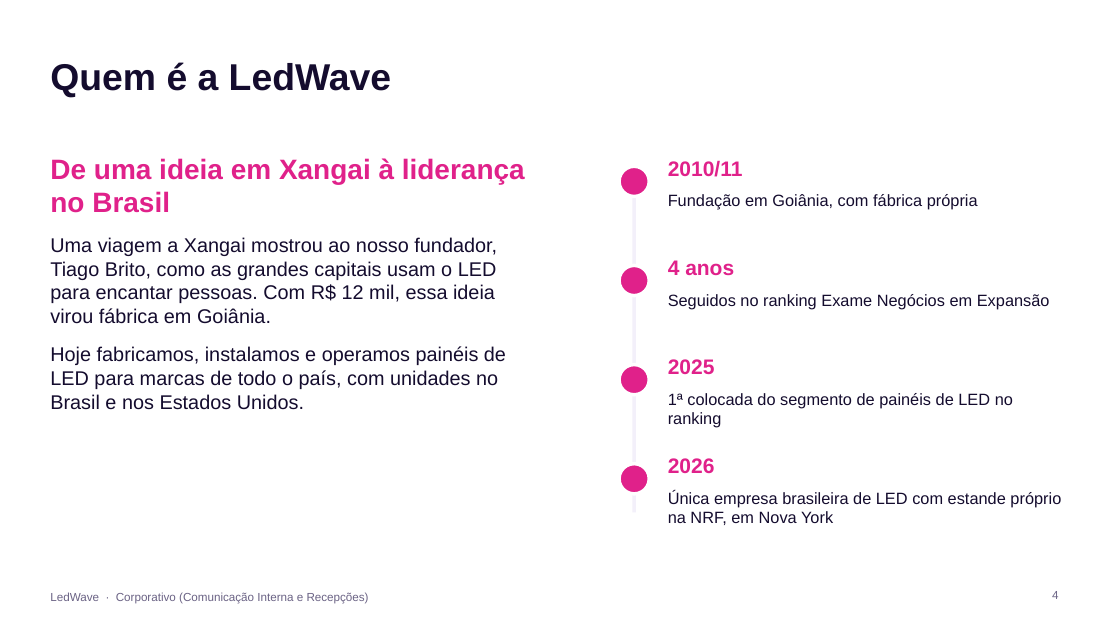
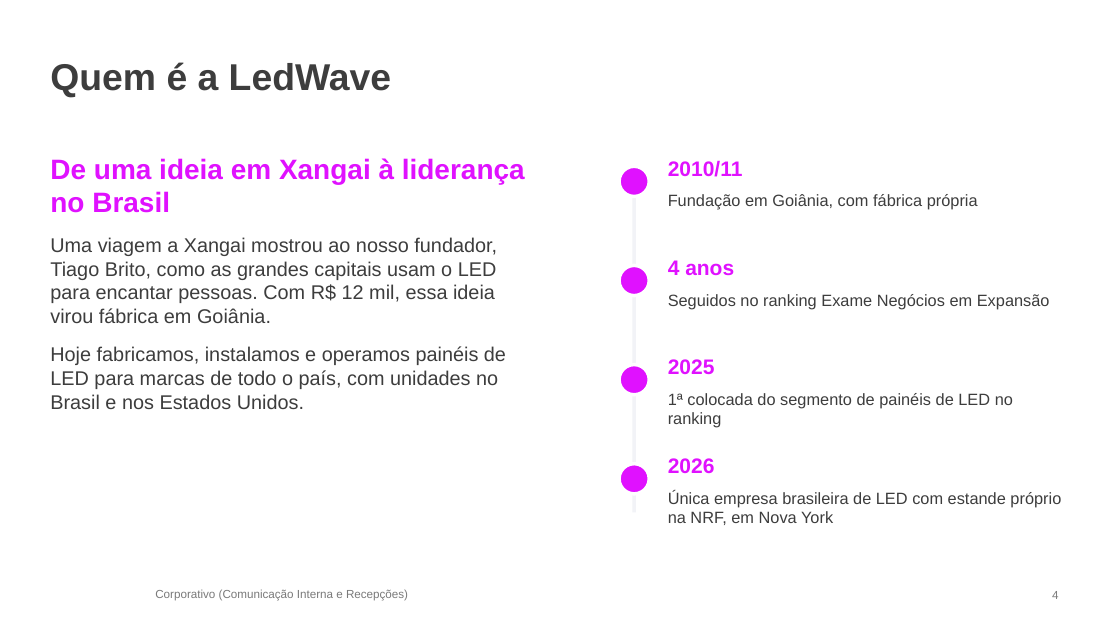
Before and after one commit to itarsilva/Treino, a slide deck: slide 4 of ledwave-comercial/apresentacoes/LedWave_Corporativo.pptx. Drawn at 1120x630 pixels with LibreOffice and Linux fonts; fonts in the diff are those of the drawing; background and template pictures are left out. Boxes give left, top, right and bottom in pixels: in the first picture for what was removed or moved away, otherwise in the second. Text is boxed around its words. In the diff, an @@ line names an element or a change of style, - is before the commit and + after.

```diff
--- a/ledwave-comercial/apresentacoes/LedWave_Corporativo.pptx
+++ b/ledwave-comercial/apresentacoes/LedWave_Corporativo.pptx
@@ text "De uma ideia em Xangai ..." at [50,158,525,409]: text colour #E0218A to #E011FF in "De uma ideia em Xangai à liderança ..."; text colour #140C2E to #3D3D3D in "Uma viagem a Xangai mostrou ao nosso ...", "Hoje fabricamos, instalamos e operamos painéis de ..." @@
@@ line (634, 176) - (634, 513): stroke #F3F0FA 3 pt to #F2F3F7 3 pt @@
@@ fill #E0218A to #E011FF in 4 elements at [619,166,649,197], [619,266,649,296], [619,365,649,395], [619,464,649,494] @@
@@ text colour #E0218A to #E011FF in 4 elements at [668,160,743,177], [668,260,734,276], [668,359,715,375], [668,458,715,474] @@
@@ text colour #140C2E to #3D3D3D in 5 elements at [50,62,392,98], [668,194,978,210], [668,294,1050,309], [668,393,1013,428], [668,491,1061,525] @@
@@ text at [155,589,408,601]: text changed; text colour #6B6385 to #7A7A7A @@
-LedWave · Corporativo (Comunicação Interna e Recepções)
+Corporativo (Comunicação Interna e Recepções)
@@ page number at [1052,591,1058,599]: text colour #6B6385 to #7A7A7A @@
```
Also in this commit, not shown: 13 other slides changed, 27 other files.
